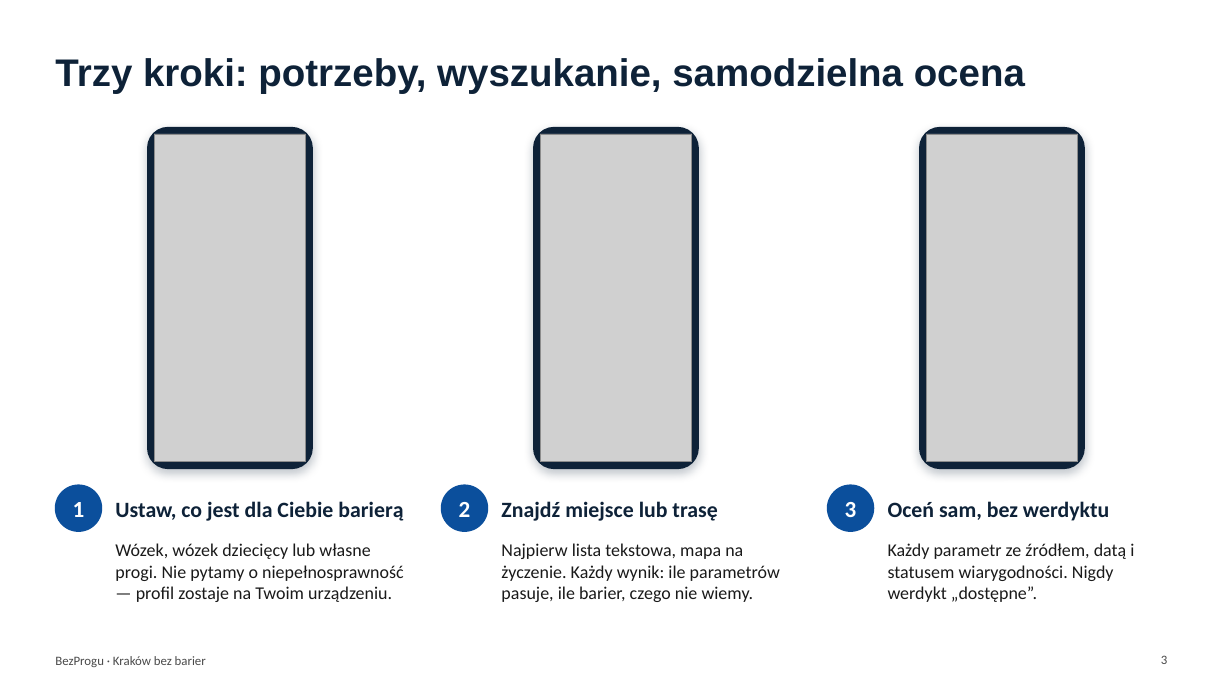
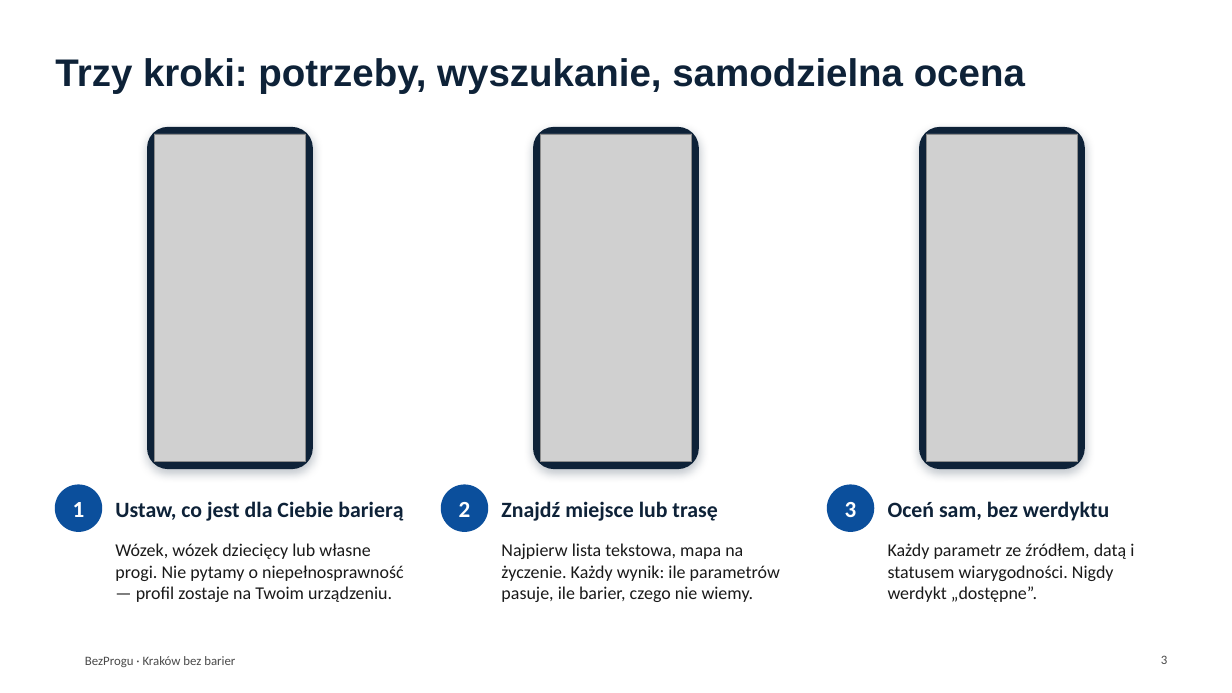
Before and after one commit to szymonglowka/crackowwithoutbarries, a slide deck: slide 3 of docs/pitch/BezProgu-prezentacja.pptx. Drawn at 1232x693 pixels with LibreOffice and Linux fonts; fonts in the diff are those of the drawing; grey boxes stand for pictures; background and template pictures are left out. Boxes give left, top, right and bottom in pixels: in the first picture for what was removed or moved away, otherwise in the second. Text is boxed around its words. In the diff, an @@ line names an element or a change of style, - is before the commit and + after.

```diff
--- a/docs/pitch/BezProgu-prezentacja.pptx
+++ b/docs/pitch/BezProgu-prezentacja.pptx
@@ text "BezProgu · Kraków bez barier": place and size @@
-text "BezProgu · Kraków bez barier" at (55,656,206,667)
+text "BezProgu · Kraków bez barier" at (85,656,235,667)
```
Also in this commit, not shown: 9 other slides changed, 1 other file.
